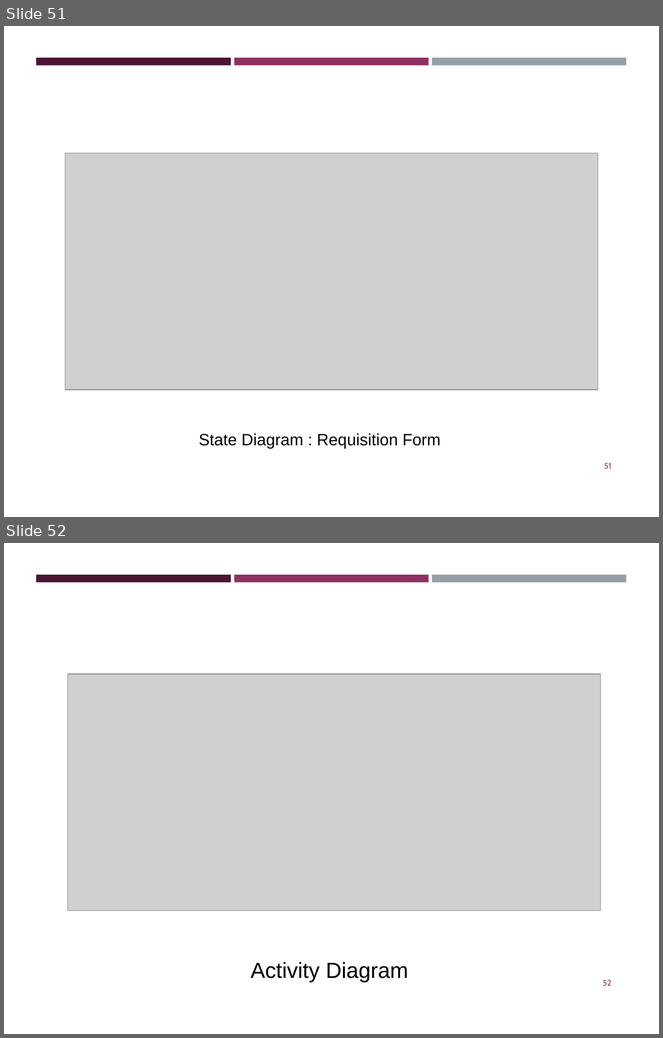
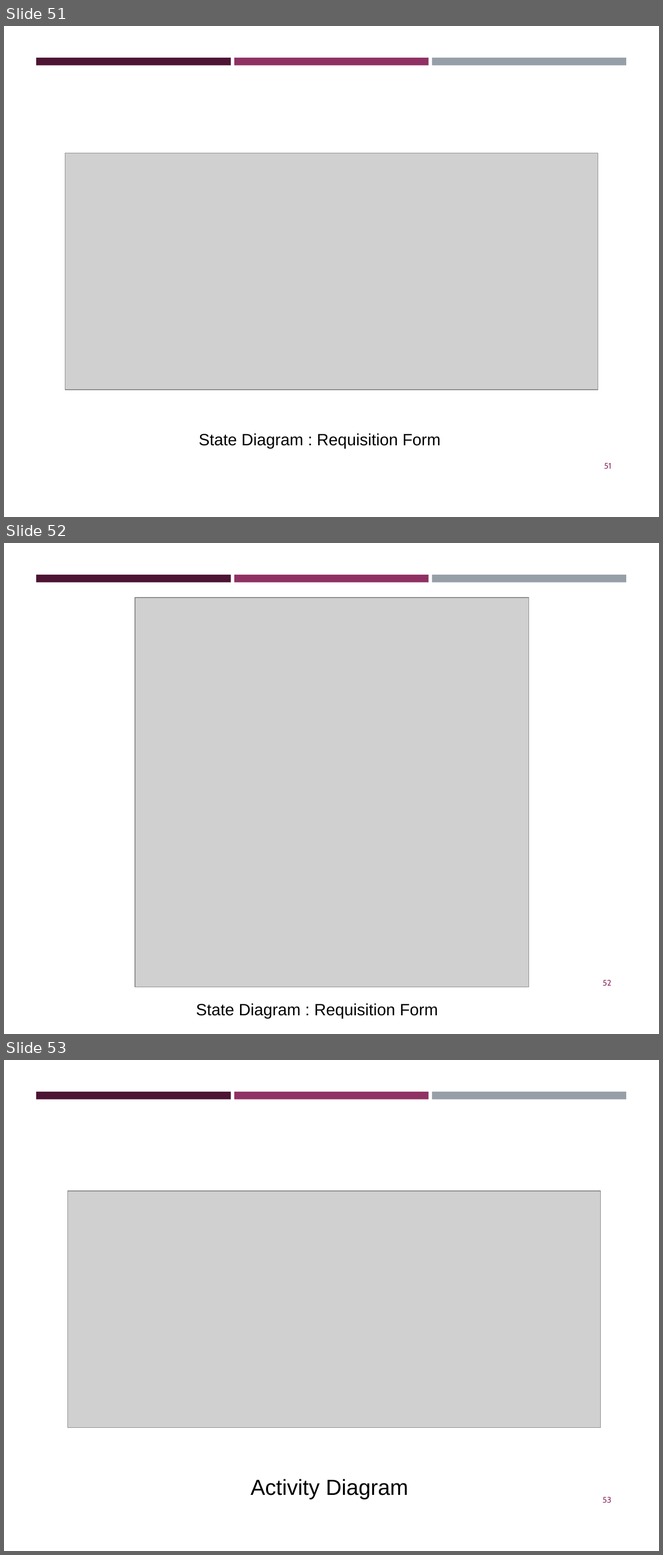
Before and after one commit to anikat1/ISD-Report, a slide deck: 5. Process Design.pptx. Shown one above the other, each under a label of ours: slides 51 and 52 before the commit, slides 51, 52 and 53 after it. The pictures are 663x1038 and 663x1555 pixels, drawn with LibreOffice and Linux fonts; fonts in the diff are those of the drawing; grey boxes stand for pictures. Boxes give left, top, right and bottom in pixels: in the first picture for what was removed or moved away, otherwise in the second. Text is boxed around its words. In the diff, an @@ line names an element or a change of style, - is before the commit and + after.

```diff
--- a/5. Process Design.pptx
+++ b/5. Process Design.pptx
@@ slide 52 added at box(4, 543, 659, 1034), background #FFFFFF; not listed: 3 template elements that a slide beside it also shows @@
@@ picture added at box(135, 598, 529, 987) @@
@@ page number added at box(603, 980, 612, 986), 9 pt, text #903163 @@
+52
@@ text added at box(196, 1004, 438, 1019), 18 pt, text #000000 @@
+State Diagram : Requisition Form
@@ what was slide 52 is now slide 53 @@
@@ page number at box(603, 1497, 611, 1503): text changed @@
-52
+53
```
Also in this commit, not shown: 2 slides changed, 1 other file.
